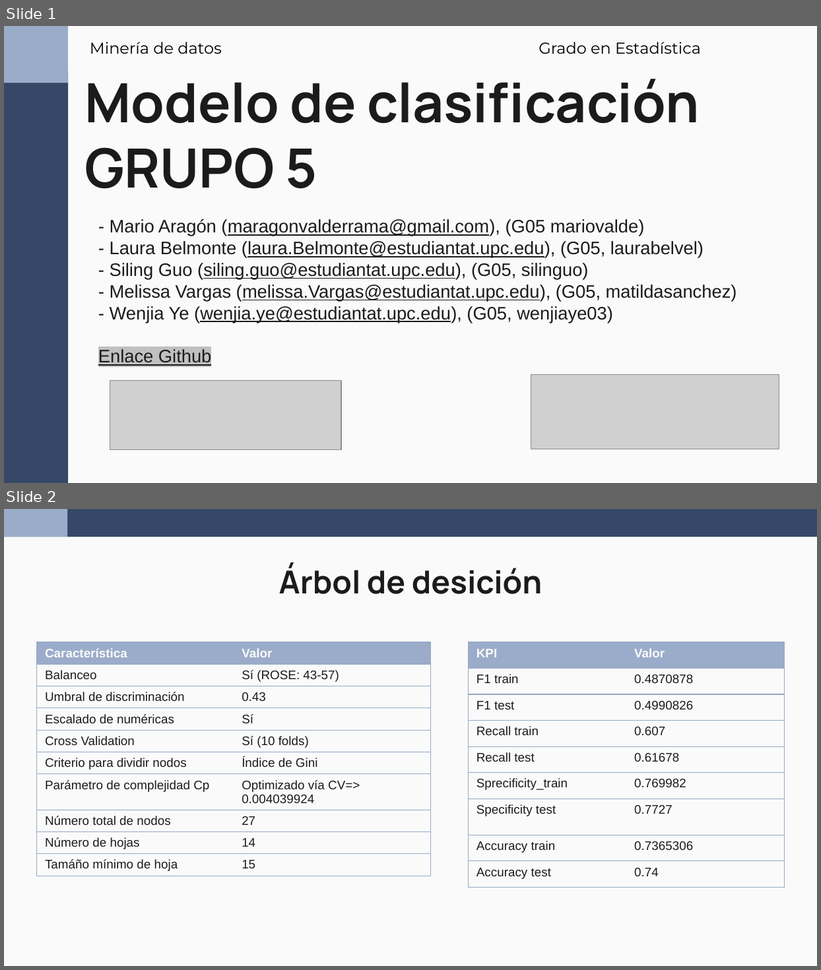
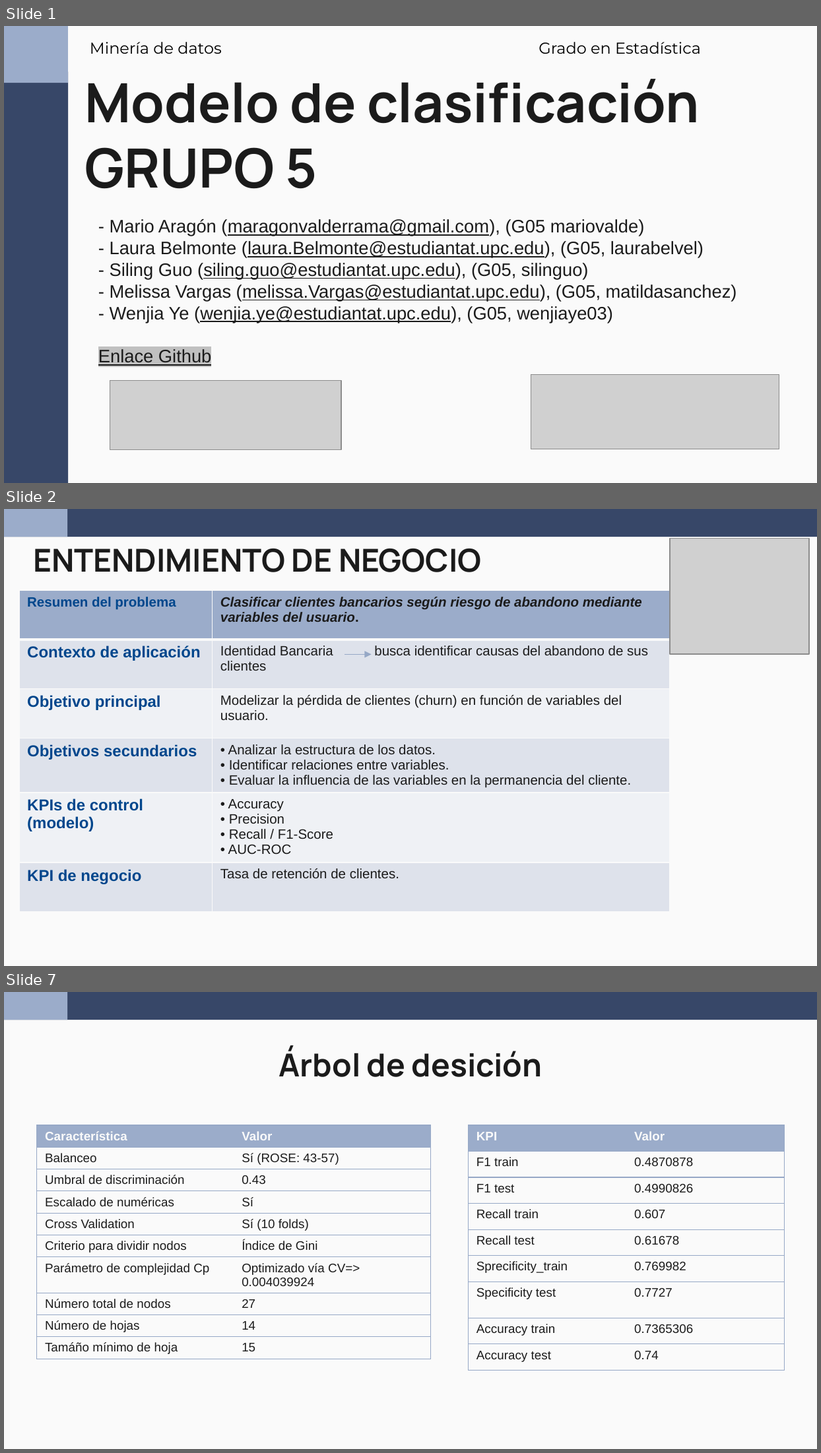
Before and after one commit to wen2111/Mineria, a slide deck: Entrega_2/00.REPORTE/Reporte_Grupo5_new.pptx. Shown one above the other, each under a label of ours: slides 1 and 2 before the commit, slides 1, 2 and 7 after it; the slides between them are not shown. The pictures are 821x970 and 821x1453 pixels, drawn with LibreOffice and Linux fonts; fonts in the diff are those of the drawing; grey boxes stand for pictures. Boxes give left, top, right and bottom in pixels: in the first picture for what was removed or moved away, otherwise in the second. Text is boxed around its words. In the diff, an @@ line names an element or a change of style, - is before the commit and + after.

```diff
--- a/Entrega_2/00.REPORTE/Reporte_Grupo5_new.pptx
+++ b/Entrega_2/00.REPORTE/Reporte_Grupo5_new.pptx
@@ slide 2 added at box(4, 509, 817, 966), background #FAFAFA; not listed: 2 template elements that a slide beside it also shows @@
@@ title added at box(33, 548, 481, 572), 28 pt, text #1B1B1B, bold @@
+ENTENDIMIENTO DE NEGOCIO
@@ picture added at box(670, 538, 809, 654) @@
@@ table added at box(19, 590, 671, 918), 6 rows, 2 columns @@
+Resumen del problema | Clasificar clientes bancarios según riesgo de abandono mediante variables del usuario.
+Contexto de aplicación | Identidad Bancaria busca identificar causas del abandono de sus clientes
+Objetivo principal | Modelizar la pérdida de clientes (churn) en función de variables del usuario.
+Objetivos secundarios | • Analizar la estructura de los datos. • Identificar relaciones entre variables. • Evaluar la influencia de las variables en la permanencia del cliente.
+KPIs de control (modelo) | • Accuracy • Precision • Recall / F1-Score • AUC-ROC
+KPI de negocio | Tasa de retención de clientes.
@@ arrow added from (345, 655) to (372, 655), #96A8C7 0.75 pt @@
@@ what was slide 2 is now slide 7 @@
```
Also in this commit, not shown: 4 other slides added.
